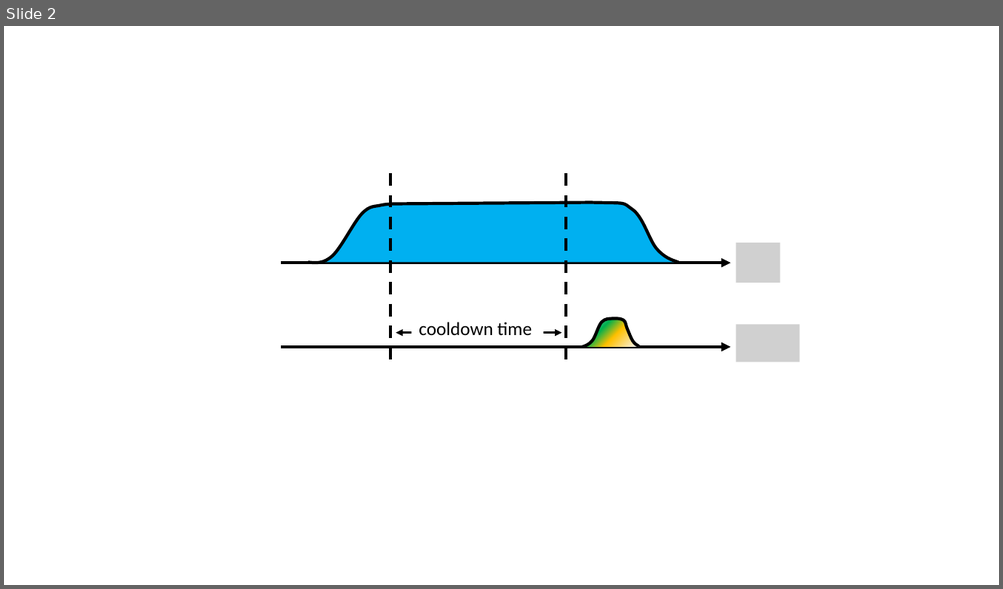
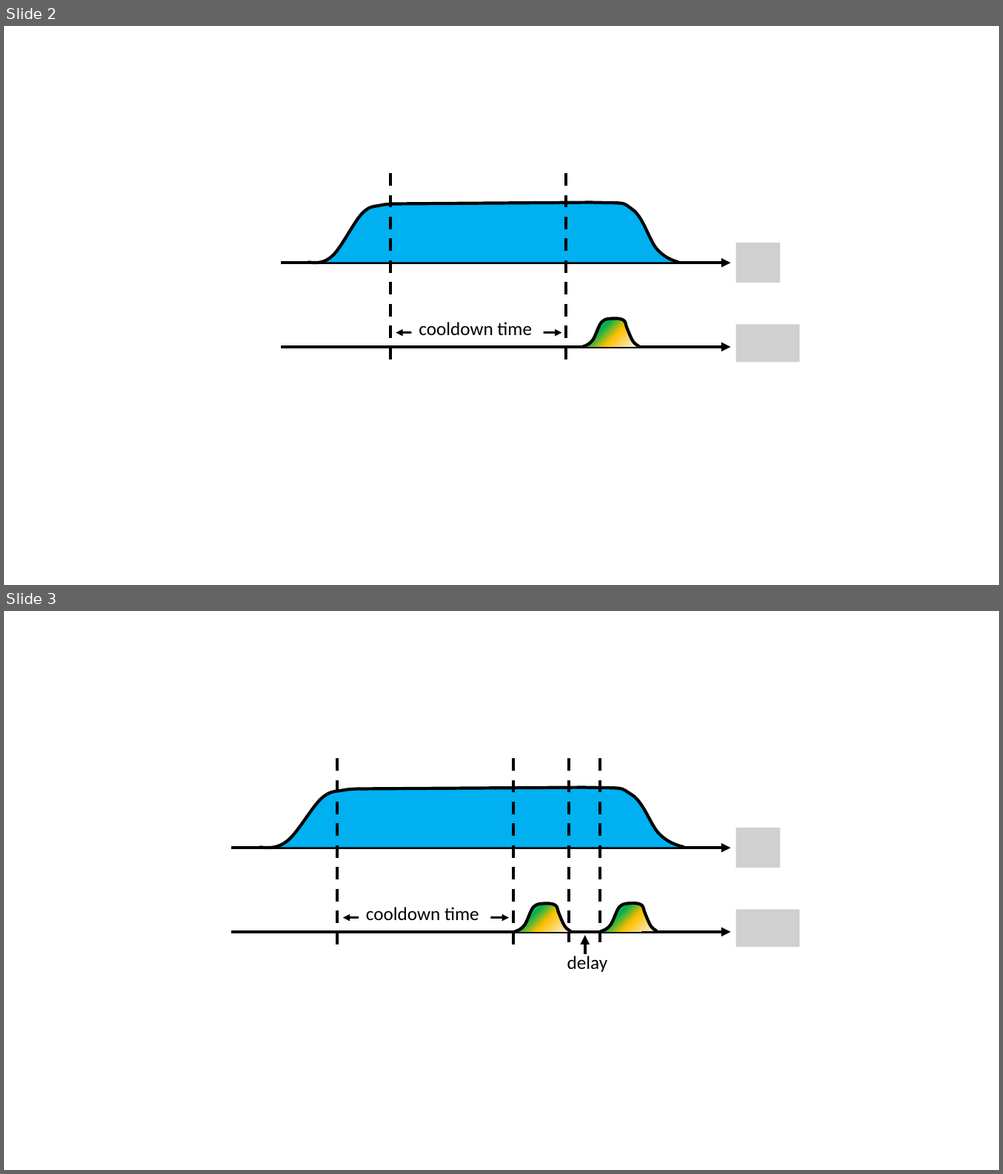
Before and after one commit to arthurostrauss/qua-libs, a slide deck: Quantum-Control-Applications/Superconducting/Kerr-Cat SNAIL-mon/Use Case 2 - QuLAB - Kerr-Cat/Grimm_Frattini_Fig1.pptx. Shown one above the other, each under a label of ours: slide 2 before the commit, slides 2 and 3 after it. The pictures are 1003x589 and 1003x1174 pixels, drawn with LibreOffice and Linux fonts; fonts in the diff are those of the drawing; grey boxes stand for pictures. Boxes give left, top, right and bottom in pixels: in the first picture for what was removed or moved away, otherwise in the second. Text is boxed around its words. In the diff, an @@ line names an element or a change of style, - is before the commit and + after.

```diff
--- a/Quantum-Control-Applications/Superconducting/Kerr-Cat SNAIL-mon/Use Case 2 - QuLAB - Kerr-Cat/Grimm_Frattini_Fig1.pptx
+++ b/Quantum-Control-Applications/Superconducting/Kerr-Cat SNAIL-mon/Use Case 2 - QuLAB - Kerr-Cat/Grimm_Frattini_Fig1.pptx
@@ slide 3 added at <box>4,611,999,1170</box>, background #FFFFFF @@
@@ line added from (338, 759) to (338, 948), #000000 3 pt dashed @@
@@ line added from (514, 759) to (514, 948), #000000 3 pt dashed @@
@@ line added from (569, 759) to (569, 943), #000000 3 pt dashed @@
@@ line added from (600, 759) to (600, 943), #000000 3 pt dashed @@
@@ freeform shape added at <box>259,788,684,849</box>, fill #00B0F0, outline #000000 3 pt @@
@@ picture added at <box>736,828,780,869</box> @@
@@ arrow added from (232, 849) to (731, 849), #000000 3 pt @@
@@ rectangle added at <box>358,898,490,928</box>, fill #FFFFFF, 18 pt, text #000000 @@
+cooldown time
@@ double arrow added from (343, 917) to (509, 917), #000000 2.25 pt @@
@@ freeform shape added at <box>515,903,571,932</box>, fill gradient #F6F8FC to #FFC000 to #00B050 to #C7D5ED, outline #000000 3 pt @@
@@ freeform shape added at <box>600,903,657,932</box>, fill gradient #F6F8FC to #FFC000 to #00B050 to #C7D5ED, outline #000000 3 pt @@
@@ picture added at <box>736,909,800,948</box> @@
@@ arrow added from (232, 933) to (731, 933), #000000 3 pt @@
@@ arrow added from (585, 954) to (585, 936), #000000 3 pt @@
@@ text added at <box>567,956,607,972</box>, 18 pt, text #000000 @@
+delay
```
Also in this commit, not shown: 1 other slide added, 6 other files.
